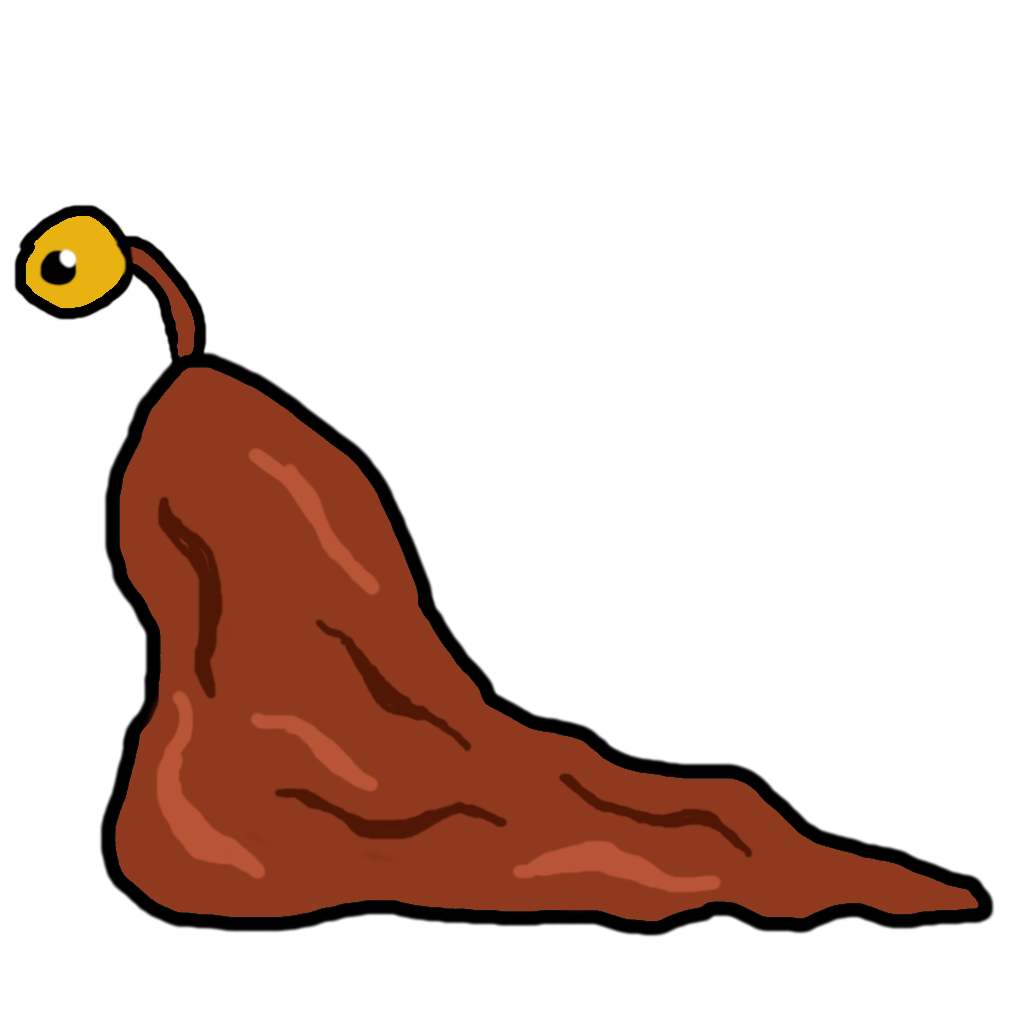
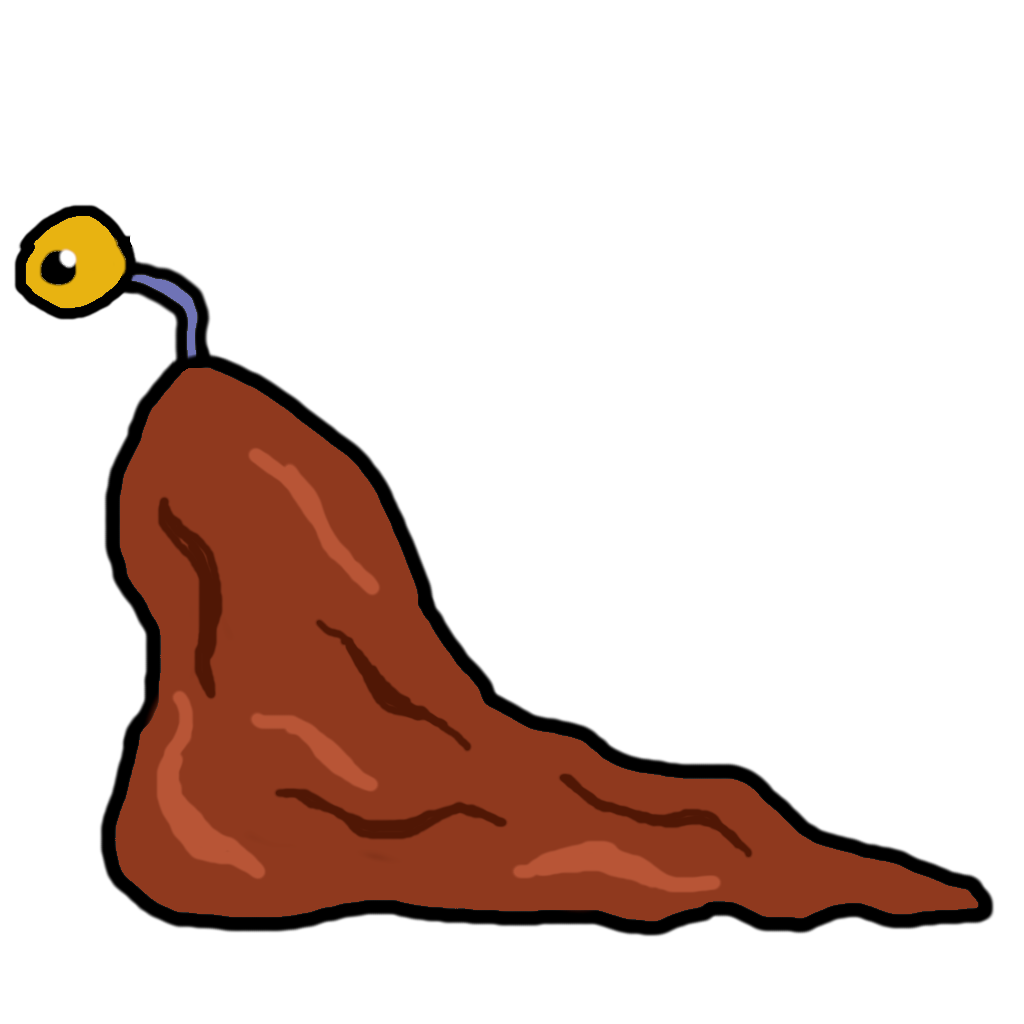
Revision of a layered 1024 x 1024 image; what changed, layer by layer:
added layer "Eye" above "Body" over box(41, 234, 138, 296)
renamed "Background" to "Body", painted on it over box(41, 234, 230, 373)
added layer "EyeStalk" over box(116, 259, 213, 373)
